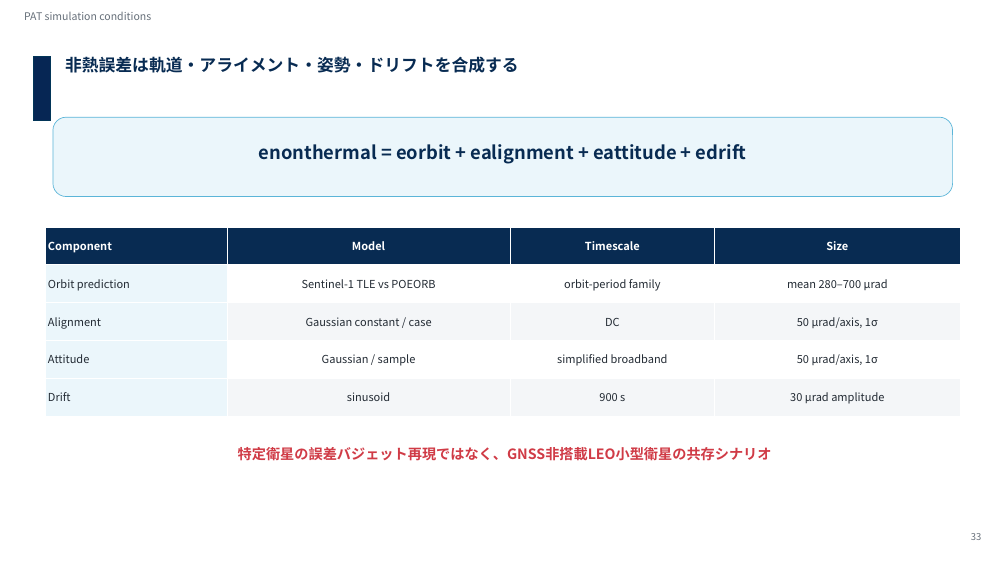
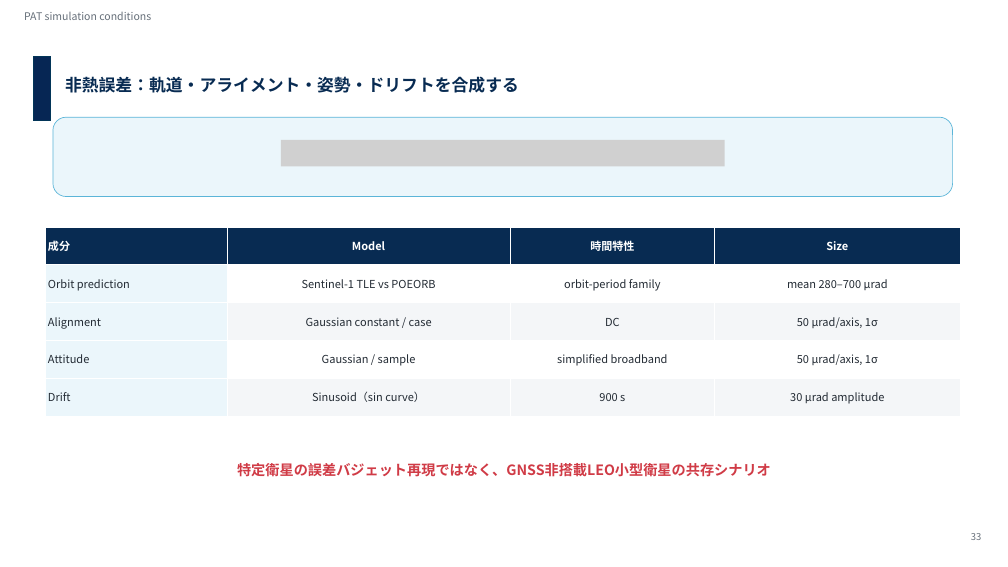
Before and after one commit to Hideki-1029/thermal-deformation-optcomm, a slide deck: slide 31 of papers/seminar/20260721_optcommrg_takamoto_v3_issl.pptx. Drawn at 1008x567 pixels with LibreOffice and Linux fonts; fonts in the diff are those of the drawing; grey boxes stand for pictures; background and template pictures are left out. Boxes give left, top, right and bottom in pixels: in the first picture for what was removed or moved away, otherwise in the second. Text is boxed around its words. In the diff, an @@ line names an element or a change of style, - is before the commit and + after.

Commit message:
p.32までスライド修正。一旦完成。RGでたくさん話した

```diff
--- a/papers/seminar/20260721_optcommrg_takamoto_v3_issl.pptx
+++ b/papers/seminar/20260721_optcommrg_takamoto_v3_issl.pptx
@@ text at box(65, 76, 519, 93): text changed @@
-非熱誤差は軌道・アライメント・姿勢・ドリフトを合成する
+非熱誤差：軌道・アライメント・姿勢・ドリフトを合成する
@@ text removed at box(259, 144, 747, 164) @@
-enonthermal = eorbit + ealignment + eattitude + edrift
@@ picture added at box(281, 140, 725, 167) @@
@@ table at box(45, 227, 960, 416) @@
-row 1, column 1: Component
+row 1, column 1: 成分
-row 1, column 3: Timescale
+row 1, column 3: 時間特性
-row 5, column 2: sinusoid
+row 5, column 2: Sinusoid（sin curve）
@@ text "特定衛星の誤差バジェット再現ではなく、GNSS非搭載LEO小型衛星の共存シナリオ": place and size @@
-text "特定衛星の誤差バジェット再現ではなく、GNSS非搭載LEO小型衛星の共存シナリオ" at box(238, 447, 772, 461)
+text "特定衛星の誤差バジェット再現ではなく、GNSS非搭載LEO小型衛星の共存シナリオ" at box(237, 463, 771, 477)
```
Also in this commit, not shown: 17 other slides changed, 3 slides added, 2 slides removed.
